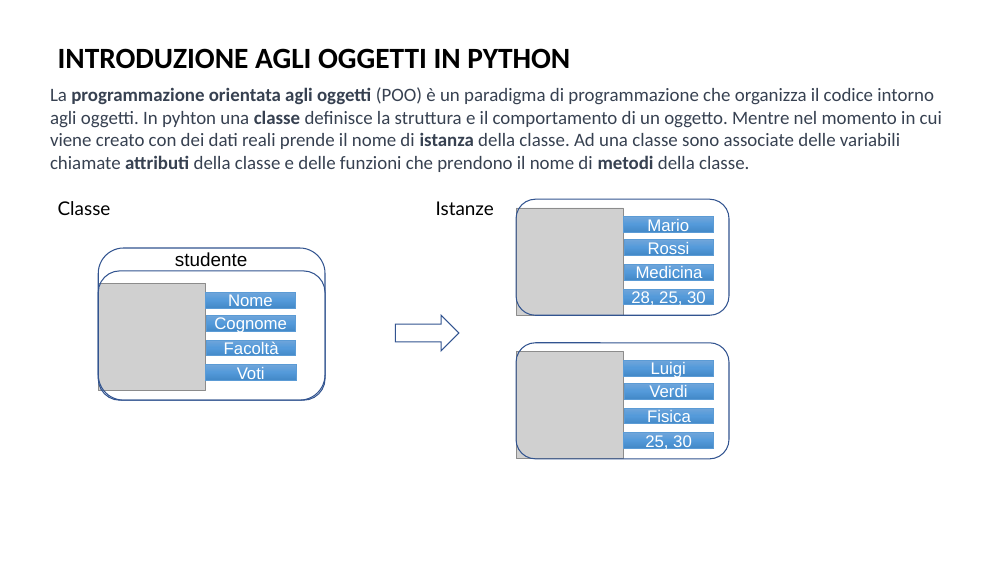
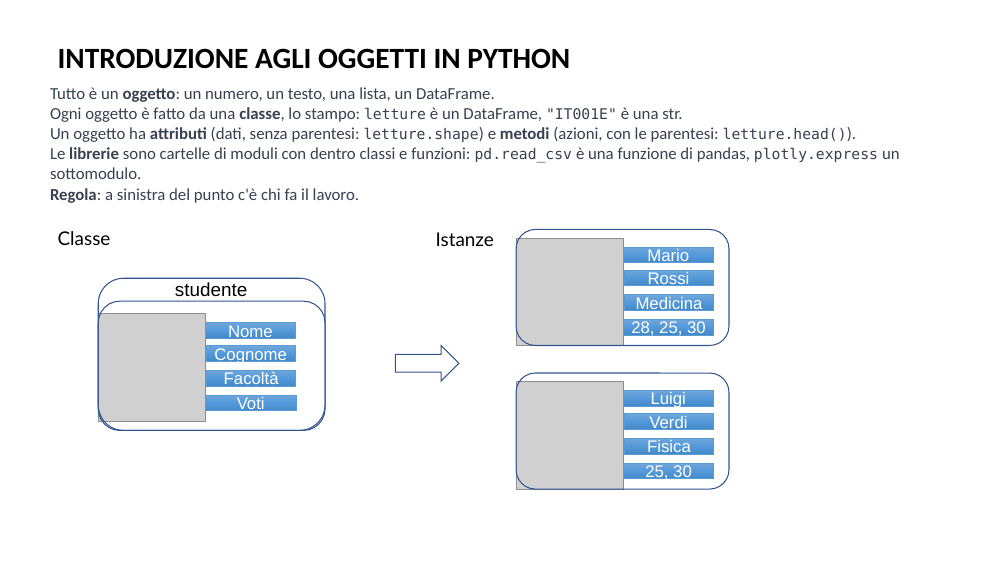
Before and after one commit to AndreaCorvaglia0/python-base-utilities, a slide deck: slide 12 of Slides/Presentazione_python_base.pptx. Drawn at 1008x567 pixels with LibreOffice and Linux fonts; fonts in the diff are those of the drawing; grey boxes stand for pictures; background and template pictures are left out. Boxes give left, top, right and bottom in pixels: in the first picture for what was removed or moved away, otherwise in the second. Text is boxed around its words. In the diff, an @@ line names an element or a change of style, - is before the commit and + after.

```diff
--- a/Slides/Presentazione_python_base.pptx
+++ b/Slides/Presentazione_python_base.pptx
@@ text at (50,87,900,203): text changed; size 18 to 16 pt @@
-La programmazione orientata agli oggetti (POO) è un paradigma di programmazione che organizza il codice intorno agli oggetti. In pyhton una classe definisce la struttura e il comportamento di un oggetto. Mentre nel momento in cui viene creato con dei dati reali prende il nome di istanza della classe. Ad una classe sono associate delle variabili chiamate attributi della classe e delle funzioni che prendono il nome di metodi della classe.
+Tutto è un oggetto: un numero, un testo, una lista, un DataFrame.
+Ogni oggetto è fatto da una classe, lo stampo: letture è un DataFrame, "IT001E" è una str.
+Un oggetto ha attributi (dati, senza parentesi: letture.shape) e metodi (azioni, con le parentesi: letture.head()).
+Le librerie sono cartelle di moduli con dentro classi e funzioni: pd.read_csv è una funzione di pandas, plotly.express un sottomodulo.
+Regola: a sinistra del punto c'è chi fa il lavoro.
@@ 12 rectangles, 4 rounded rectangles, 3 pictures, 3 texts, 1 right arrow: place and size @@
-12 rectangles, 4 rounded rectangles, 3 pictures, 3 texts, 1 right arrow at (58,200,730,459)
+12 rectangles, 4 rounded rectangles, 3 pictures, 3 texts, 1 right arrow at (58,230,730,489)
```
Also in this commit, not shown: 4 other slides changed, 2 slides added, 7 slides removed, 1 other file.
